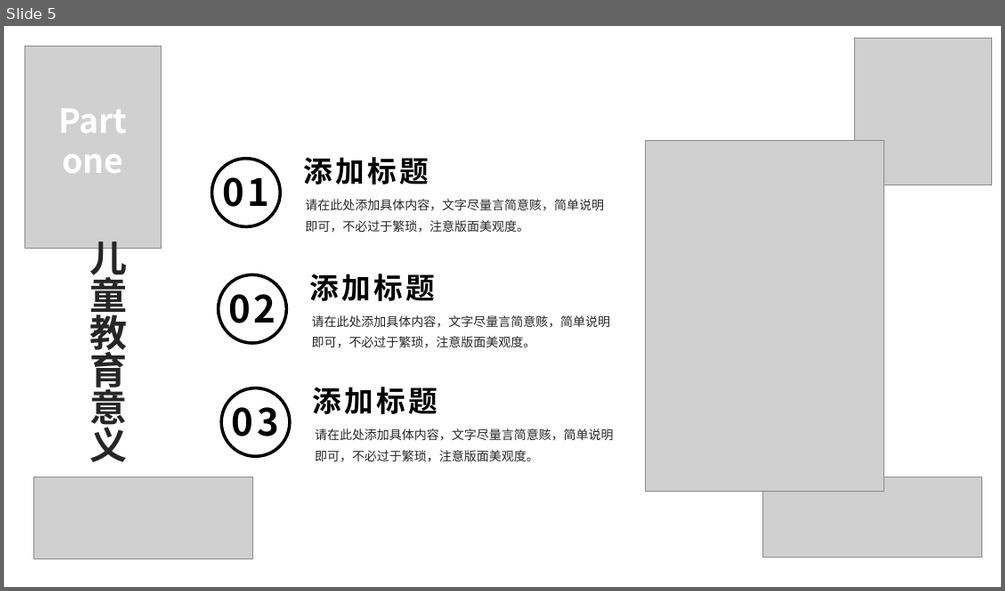
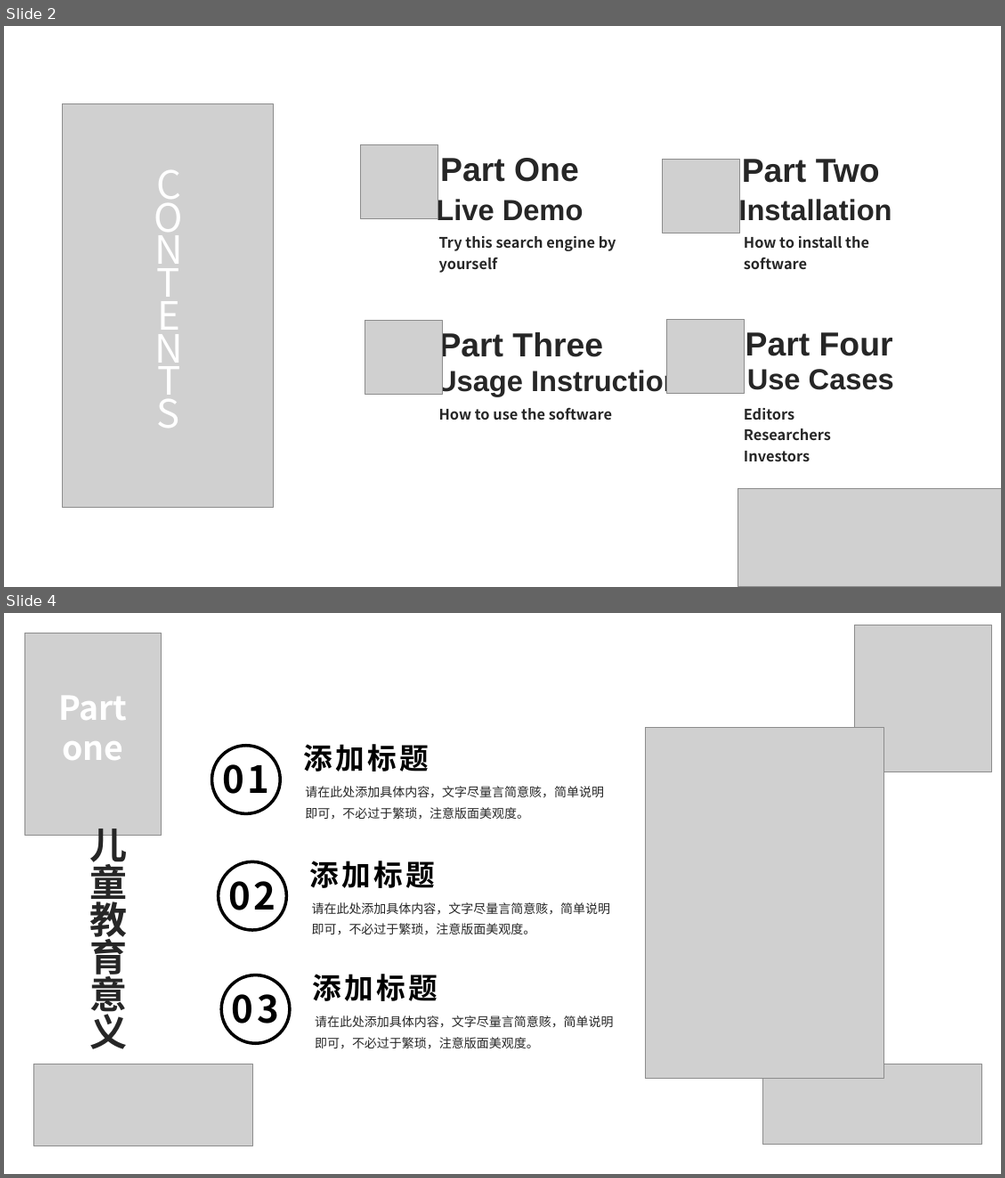
Before and after one commit to hao44le/CS410-FinalProject, a slide deck: slides/CS410-geleic2-final_project.pptx. Shown one above the other, each under a label of ours: slide 5 before the commit, slides 2 and 4 after it; the slides between them are not shown. The pictures are 1005x591 and 1005x1178 pixels, drawn with LibreOffice and Linux fonts; fonts in the diff are those of the drawing; grey boxes stand for pictures; background and template pictures are left out. Boxes give left, top, right and bottom in pixels: in the first picture for what was removed or moved away, otherwise in the second. Text is boxed around its words. In the diff, an @@ line names an element or a change of style, - is before the commit and + after.

Commit message:
start editing the content

```diff
--- a/slides/CS410-geleic2-final_project.pptx
+++ b/slides/CS410-geleic2-final_project.pptx
@@ slide 2 added at (4,26,1001,587), background picture (left out) @@
@@ picture added at (63,104,273,507) @@
@@ text added at (142,145,196,439), 37.5 pt, text #FFFFFF @@
+CONTENTS
@@ picture added at (361,145,437,219) @@
@@ text added at (440,158,579,182), 32 pt, text #262626, bold @@
+Part One
@@ text added at (742,159,880,183), 32 pt, text #262626, bold @@
+Part Two
@@ picture added at (663,160,740,233) @@
@@ text added at (436,197,583,221), 28 pt, text #262626, bold @@
+Live Demo
@@ text added at (738,197,891,225), 28 pt, text #262626, bold @@
+Installation
@@ text added at (439,236,616,273), 14 pt, text #262626, bold @@
+Try this search engine by yourself
@@ text added at (744,236,869,269), 14 pt, text #262626, bold @@
+How to install the software
@@ picture added at (365,320,442,394) @@
@@ text added at (439,329,603,362), 32 pt, text #262626, bold @@
+Part Three
@@ picture added at (667,320,744,394) @@
@@ text added at (745,332,893,356), 32 pt, text #262626, bold @@
+Part Four
@@ text added at (436,368,681,396), 28 pt, text #262626, bold @@
+Usage Instruction
@@ text added at (747,369,894,390), 28 pt, text #262626, bold @@
+Use Cases
@@ text added at (439,408,612,419), 14 pt, text #262626, bold @@
+How to use the software
@@ text added at (744,408,831,461), 14 pt, text #262626, bold @@
+Editors
+Researchers
+Investors
@@ picture added at (738,488,1001,586) @@
@@ what was slide 5 is now slide 4 @@
```
Also in this commit, not shown: 2 slides changed, 1 other slide added, 3 slides removed, 1 other file.
